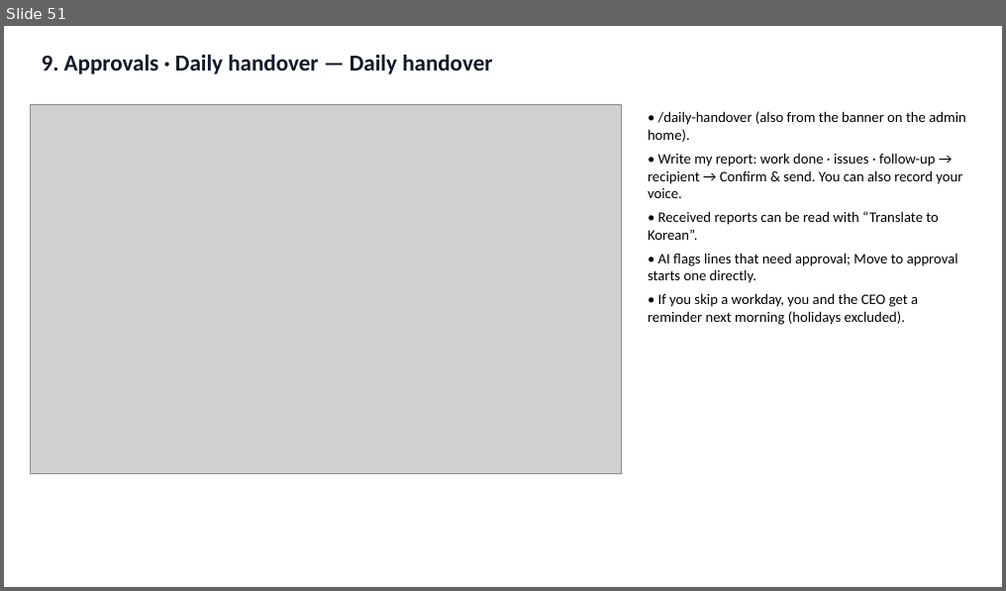
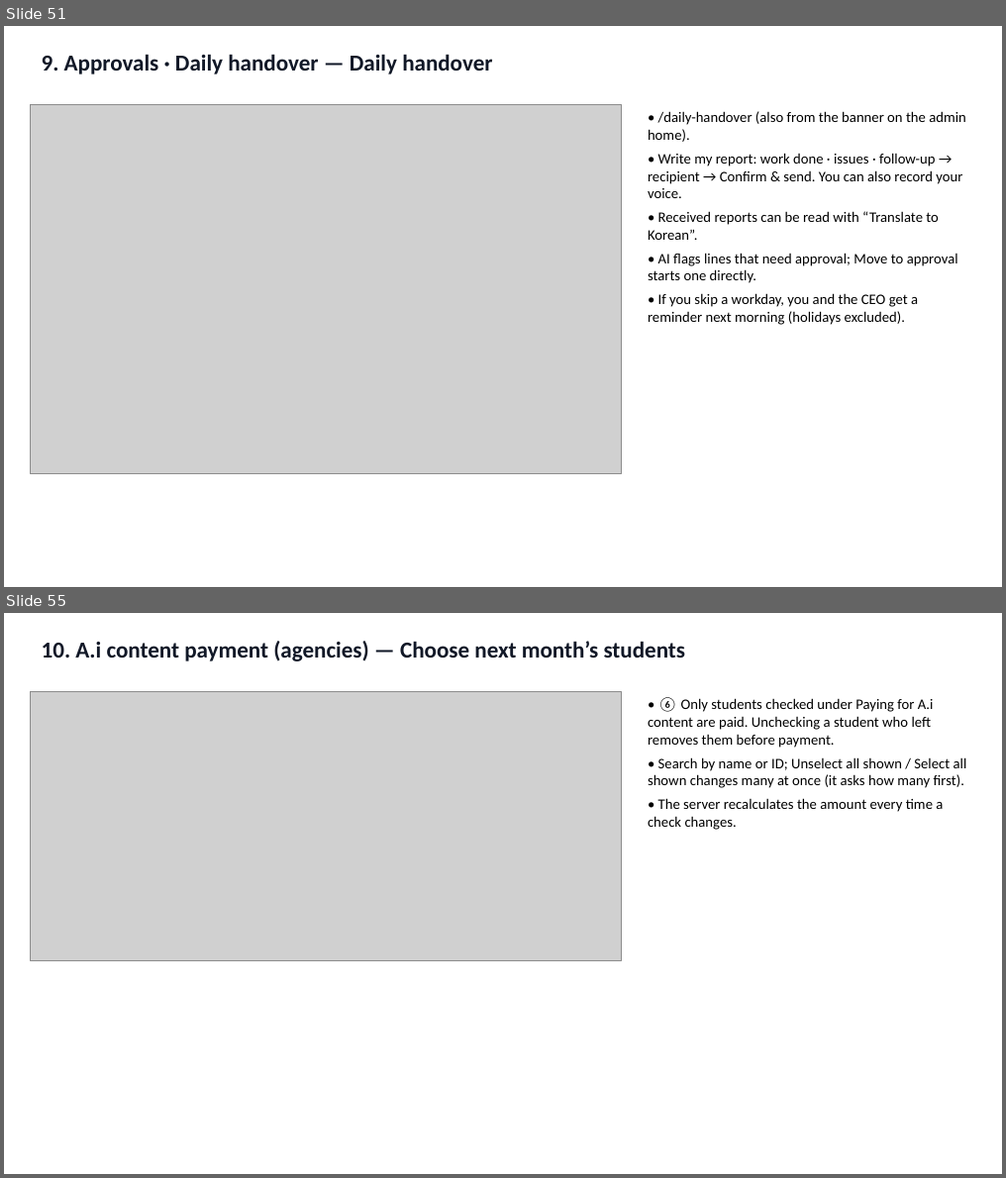
Before and after one commit to navy111p-sudo/mangoiweb, a slide deck: cloudflare-deploy/public/library/admin/admin-en.pptx. Shown one above the other, each under a label of ours: slide 51 before the commit, slides 51 and 55 after it; the slides between them are not shown. The pictures are 1006x591 and 1006x1178 pixels, drawn with LibreOffice and Linux fonts; fonts in the diff are those of the drawing; grey boxes stand for pictures. Boxes give left, top, right and bottom in pixels: in the first picture for what was removed or moved away, otherwise in the second. Text is boxed around its words. In the diff, an @@ line names an element or a change of style, - is before the commit and + after.

```diff
--- a/cloudflare-deploy/public/library/admin/admin-en.pptx
+++ b/cloudflare-deploy/public/library/admin/admin-en.pptx
@@ slide 55 added at bbox=[4, 613, 1002, 1174], background #FFFFFF @@
@@ text added at bbox=[42, 641, 686, 662], 22 pt, text #111827, bold @@
+10. A.i content payment (agencies) — Choose next month’s students
@@ picture added at bbox=[30, 691, 622, 960] @@
@@ text added at bbox=[648, 697, 967, 830], 14 pt, text #000000 @@
+• ⑥ Only students checked under Paying for A.i content are paid. Unchecking a student who left removes them before payment.
+• Search by name or ID; Unselect all shown / Select all shown changes many at once (it asks how many first).
+• The server recalculates the amount every time a check changes.
```
Also in this commit, not shown: 3 slides changed, 6 other slides added, 21 other files.
